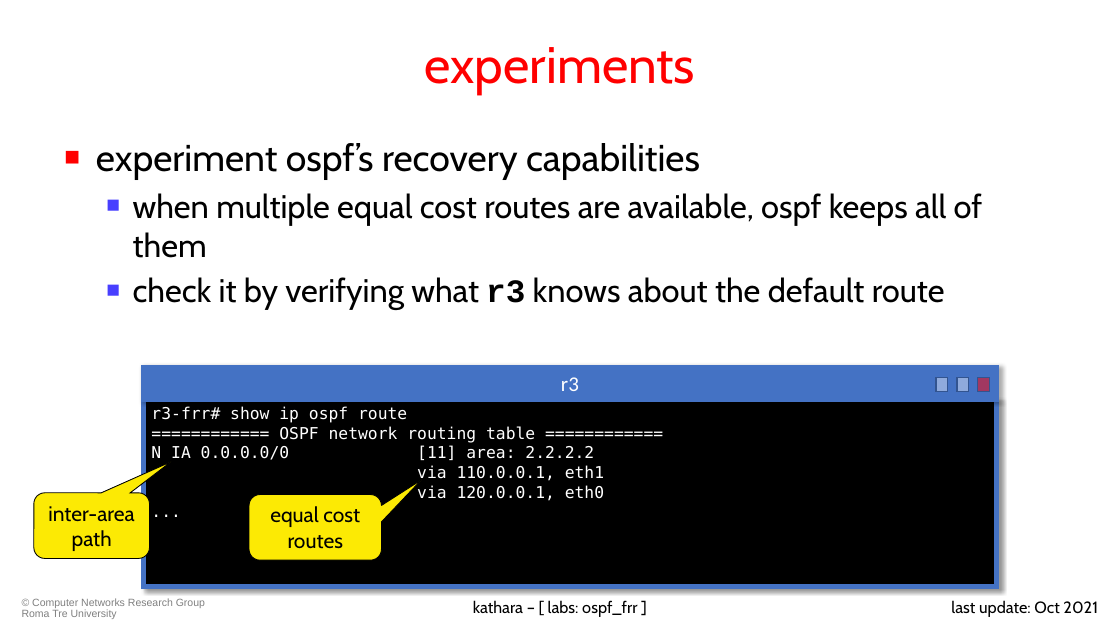
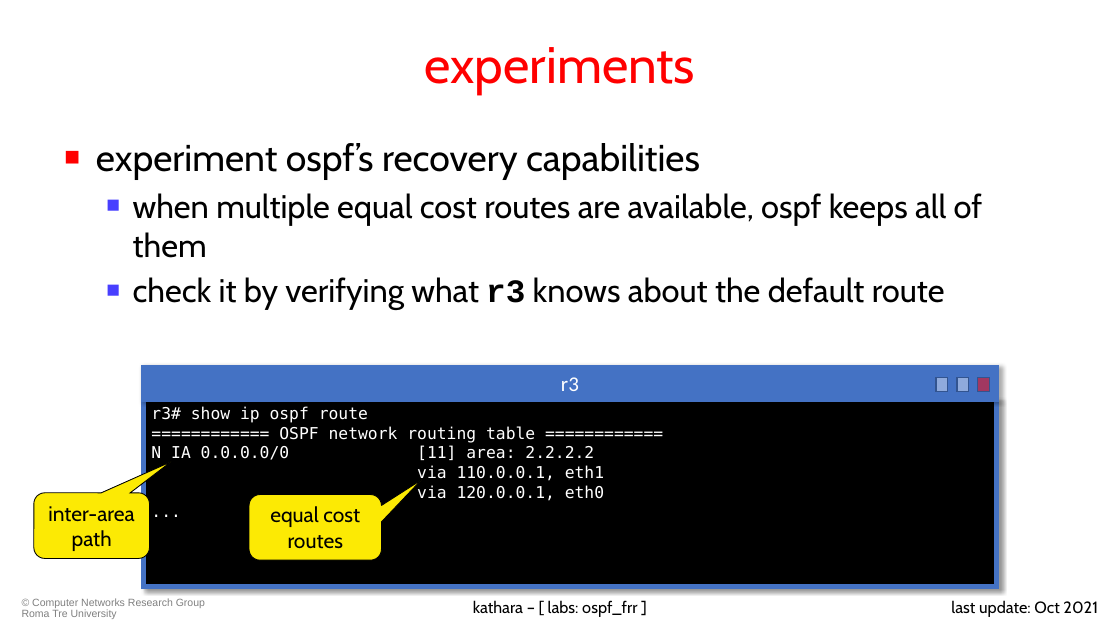
Before and after one commit to KatharaFramework/Kathara-Labs, a slide deck: slide 68 of main-labs/intradomain-routing/frr/ospf/020-kathara-lab_ospf.pptx. Drawn at 1120x630 pixels with LibreOffice and Linux fonts; fonts in the diff are those of the drawing; background and template pictures are left out. Boxes give left, top, right and bottom in pixels: in the first picture for what was removed or moved away, otherwise in the second. Text is boxed around its words. In the diff, an @@ line names an element or a change of style, - is before the commit and + after.

Commit message:
Small changes to ospf

```diff
--- a/main-labs/intradomain-routing/frr/ospf/020-kathara-lab_ospf.pptx
+++ b/main-labs/intradomain-routing/frr/ospf/020-kathara-lab_ospf.pptx
@@ text in rectangle at <box>151,406,368,423</box>: text changed @@
-r3-frr# show ip ospf route
+r3# show ip ospf route
```
Also in this commit, not shown: 15 other slides changed, 1 other file.
